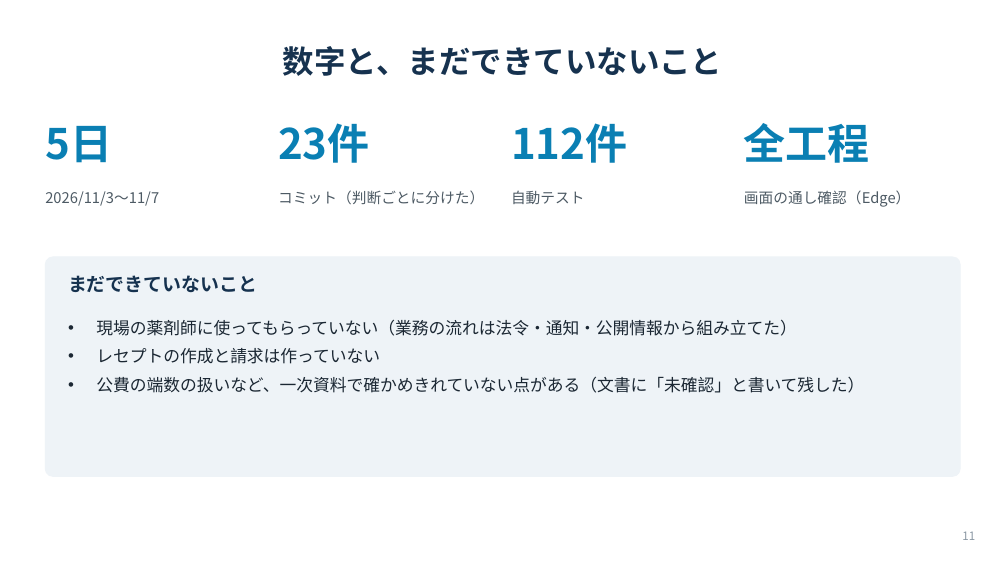
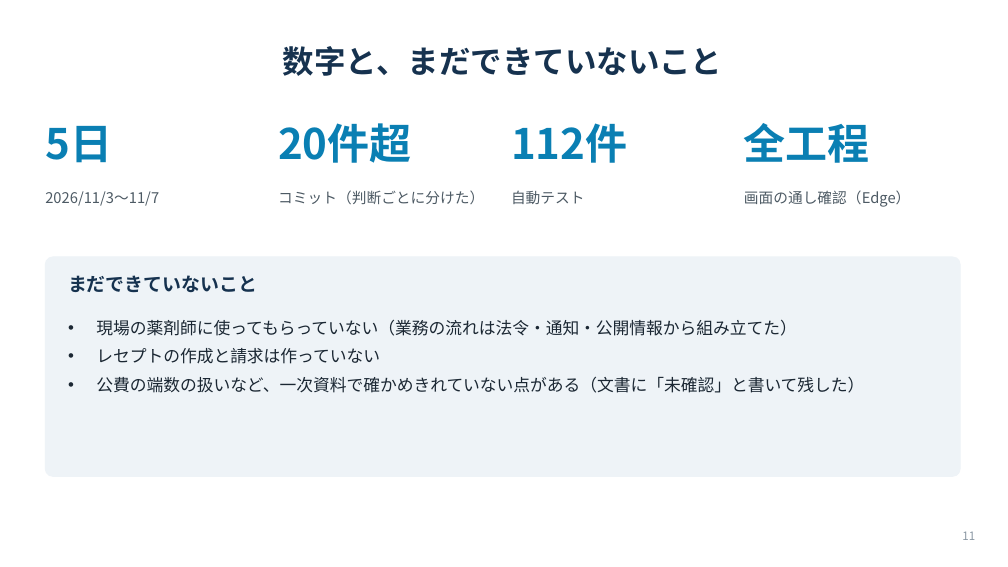
Before and after one commit to Raion613/pharmacy-app, a slide deck: slide 11 of docs/どう作ったか.pptx. Drawn at 1008x567 pixels with LibreOffice and Linux fonts; fonts in the diff are those of the drawing. Boxes give left, top, right and bottom in pixels: in the first picture for what was removed or moved away, otherwise in the second. Text is boxed around its words. In the diff, an @@ line names an element or a change of style, - is before the commit and + after.

```diff
--- a/docs/どう作ったか.pptx
+++ b/docs/どう作ったか.pptx
@@ text at <box>278,123,411,163</box>: text changed @@
-23件
+20件超
```
